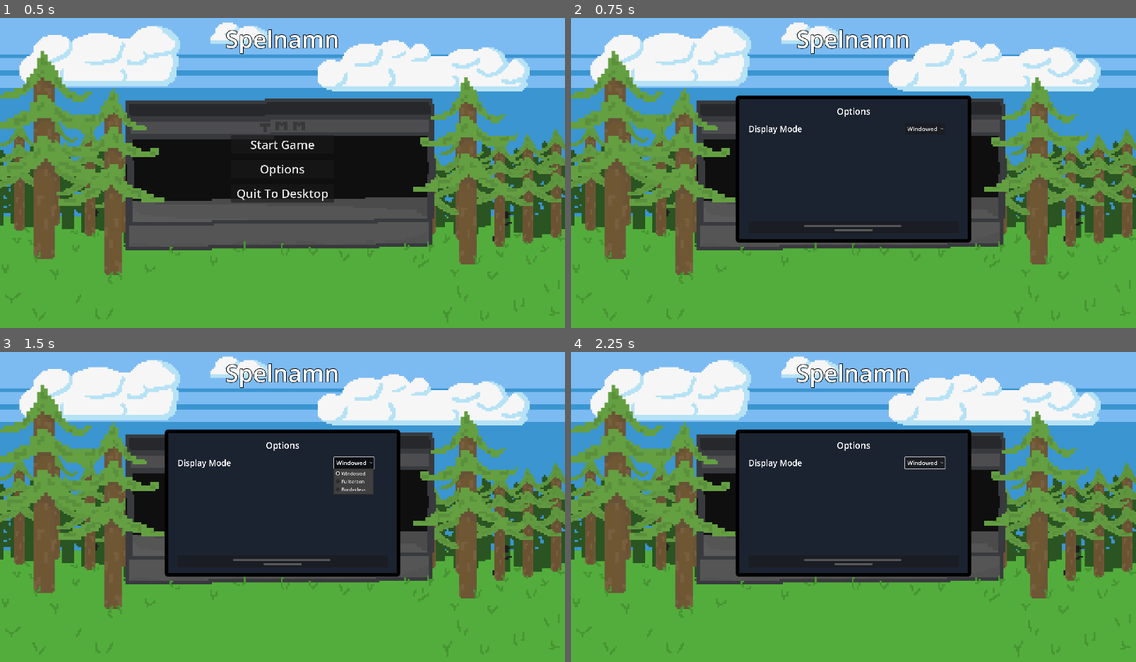
Above: before the commit, frames 1-4 (two rows, left to right).
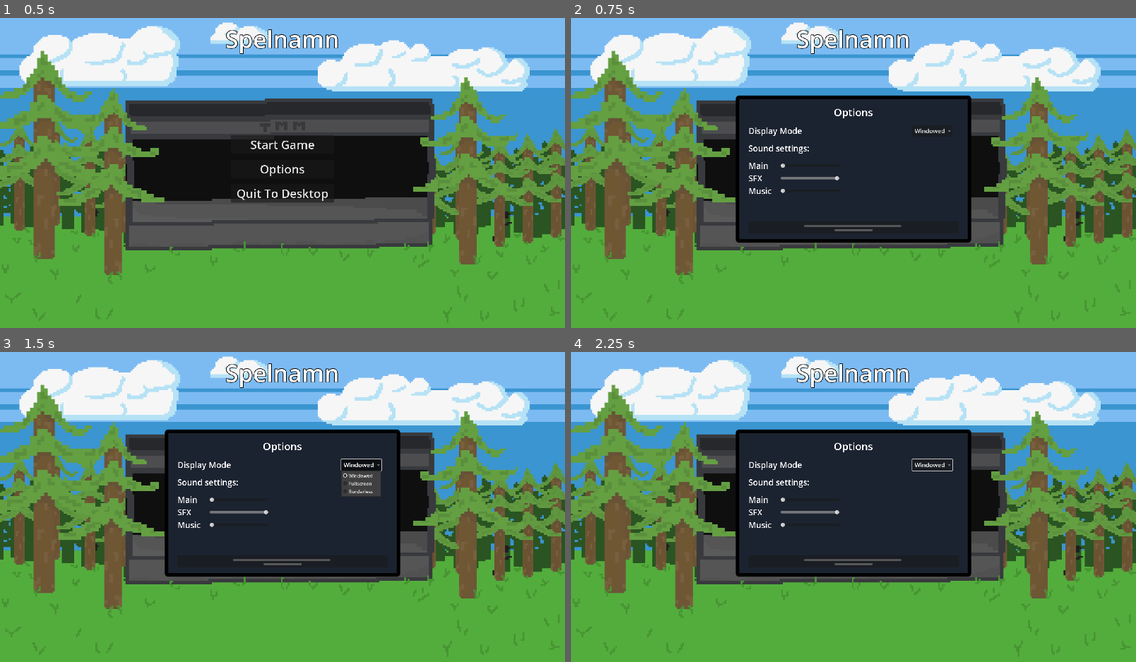
Above: after the commit, the same moments.

Repository: Goldstar32/TMMGame
Game: Godot game, scene res://Scenes/Menus/main_menu.tscn
Same seed, same stepped clock (60 frames per second), same inputs: the game is played once before the commit and once after it.
Inputs:
- Up to frame 1 (0.5 s): no input
- Up to frame 2 (0.75 s): click "Options" at 0.5 s
- Up to frame 3 (1.5 s): click "Windowed" at 1.25 s
- Up to frame 4 (2.25 s): click "Start Game" at 2 s

Frame 1 is identical in both runs. In frame 2, 0.6% of the frame differs, in the area x 31-68%, y 28-57%; in frame 3, 1.2%; in frame 4, 0.7%.

Commit message:
Försökt göra volym ändringar till menyn

Diff:
--- a/Scenes/Menus/main_menu.tscn
+++ b/Scenes/Menus/main_menu.tscn
@@ -13,6 +13,7 @@
 script = ExtResource("1_xlphf")
 
 [node name="SFX" type="AudioStreamPlayer2D" parent="."]
+bus = &"SFX"
 
 [node name="Background" type="TextureRect" parent="."]
 layout_mode = 1
--- a/Scenes/Menus/options_menu.tscn
+++ b/Scenes/Menus/options_menu.tscn
@@ -27,6 +27,7 @@
 script = ExtResource("1_mwxus")
 
 [node name="SFX" type="AudioStreamPlayer2D" parent="."]
+bus = &"SFX"
 
 [node name="MenuPanel" type="Panel" parent="."]
 layout_mode = 1
@@ -63,7 +64,7 @@
 
 [node name="Label" type="Label" parent="MenuPanel/MarginContainer/VBoxContainer"]
 layout_mode = 2
-theme_override_font_sizes/font_size = 30
+theme_override_font_sizes/font_size = 35
 text = "Options"
 horizontal_alignment = 1
 
@@ -72,16 +73,17 @@
 size_flags_horizontal = 0
 size_flags_vertical = 0
 theme_override_constants/h_separation = 350
+theme_override_constants/v_separation = 20
 columns = 2
 
-[node name="Display_Mode" type="Label" parent="MenuPanel/MarginContainer/VBoxContainer/GridContainer"]
+[node name="Display" type="Label" parent="MenuPanel/MarginContainer/VBoxContainer/GridContainer"]
 layout_mode = 2
 size_flags_horizontal = 0
 size_flags_vertical = 8
 theme_override_font_sizes/font_size = 28
 text = "Display Mode"
 
-[node name="OptionButton" type="OptionButton" parent="MenuPanel/MarginContainer/VBoxContainer/GridContainer"]
+[node name="Mode" type="OptionButton" parent="MenuPanel/MarginContainer/VBoxContainer/GridContainer"]
 layout_mode = 2
 size_flags_horizontal = 0
 theme_override_font_sizes/font_size = 20
@@ -94,6 +96,49 @@
 popup/item_2/text = "Borderless"
 popup/item_2/id = 2
 
+[node name="Label" type="Label" parent="MenuPanel/MarginContainer/VBoxContainer/GridContainer"]
+layout_mode = 2
+theme_override_font_sizes/font_size = 28
+text = "Sound settings:"
+
+[node name="GridContainer2" type="GridContainer" parent="MenuPanel/MarginContainer/VBoxContainer"]
+layout_mode = 2
+theme_override_constants/h_separation = 30
+columns = 2
+
+[node name="Main" type="Label" parent="MenuPanel/MarginContainer/VBoxContainer/GridContainer2"]
+layout_mode = 2
+theme_override_font_sizes/font_size = 28
+text = "Main
+"
+
+[node name="MainSlider" type="HSlider" parent="MenuPanel/MarginContainer/VBoxContainer/GridContainer2"]
+custom_minimum_size = Vector2(200, 0)
+layout_mode = 2
+size_flags_horizontal = 4
+size_flags_vertical = 4
+
+[node name="SFX" type="Label" parent="MenuPanel/MarginContainer/VBoxContainer/GridContainer2"]
+layout_mode = 2
+theme_override_font_sizes/font_size = 28
+text = "SFX"
+
+[node name="SFXSlider" type="HSlider" parent="MenuPanel/MarginContainer/VBoxContainer/GridContainer2"]
+custom_minimum_size = Vector2(50, 0)
+layout_mode = 2
+size_flags_vertical = 4
+max_value = 1.0
+step = 0.001
+
+[node name="Music" type="Label" parent="MenuPanel/MarginContainer/VBoxContainer/GridContainer2"]
+layout_mode = 2
+theme_override_font_sizes/font_size = 28
+text = "Music"
+
+[node name="MusicSlider" type="HSlider" parent="MenuPanel/MarginContainer/VBoxContainer/GridContainer2"]
+layout_mode = 2
+size_flags_vertical = 4
+
 [node name="Close" type="Button" parent="MenuPanel/MarginContainer/VBoxContainer"]
 layout_mode = 2
 size_flags_vertical = 10
@@ -104,5 +149,6 @@
 icon = ExtResource("1_konqf")
 icon_alignment = 1
 
-[connection signal="item_selected" from="MenuPanel/MarginContainer/VBoxContainer/GridContainer/OptionButton" to="." method="_on_option_button_item_selected"]
+[connection signal="item_selected" from="MenuPanel/MarginContainer/VBoxContainer/GridContainer/Mode" to="." method="_on_option_button_item_selected"]
+[connection signal="value_changed" from="MenuPanel/MarginContainer/VBoxContainer/GridContainer2/SFXSlider" to="." method="_on_h_slider_2_value_changed"]
 [connection signal="button_up" from="MenuPanel/MarginContainer/VBoxContainer/Close" to="." method="_on_button_button_up"]
--- a/Scripts/Menus/options_menu.gd
+++ b/Scripts/Menus/options_menu.gd
@@ -1,17 +1,17 @@
 extends Control
 @onready var options_menu = $"."
 @onready var click_sound = preload("res://Assets/SFX/spacebar-click-keyboard-199448.mp3")
-
+@onready var sfx_bus = AudioServer.get_bus_index("SFX")
 
 # Called when the node enters the scene tree for the first time.
 func _ready():
-	pass
+	var sfx_slider = $MenuPanel/MarginContainer/VBoxContainer/GridContainer2/SFXSlider
+	sfx_slider.value = db_to_linear(AudioServer.get_bus_volume_db(sfx_bus))
 
 
 # Called every frame. 'delta' is the elapsed time since the previous frame.
 func _process(delta):
 	pass
-
 
 func _on_button_button_up():
 	$SFX.stream = click_sound
@@ -21,6 +21,9 @@
 
 
 func _on_option_button_item_selected(index):
+	$SFX.stream = click_sound
+	$SFX.play()
+
 	#Ändrar skärmläge i spelet
 	match index:
 		0:
@@ -29,3 +32,8 @@
 			DisplayServer.window_set_mode(DisplayServer.WINDOW_MODE_EXCLUSIVE_FULLSCREEN)
 		2:
 			DisplayServer.window_set_mode(DisplayServer.WINDOW_MODE_WINDOWED)
+
+
+
+func _on_SFXSlider_value_changed(value):
+	AudioServer.set_bus_volume_db(sfx_bus, linear_to_db(value))
--- /dev/null
+++ b/default_bus_layout.tres
@@ -0,0 +1,15 @@
+[gd_resource type="AudioBusLayout" format=3 uid="uid://c5pqm3cmqsaaf"]
+
+[resource]
+bus/1/name = &"Music"
+bus/1/solo = false
+bus/1/mute = false
+bus/1/bypass_fx = false
+bus/1/volume_db = 0.0
+bus/1/send = &"Master"
+bus/2/name = &"SFX"
+bus/2/solo = false
+bus/2/mute = false
+bus/2/bypass_fx = false
+bus/2/volume_db = 0.0672607
+bus/2/send = &"Master"
